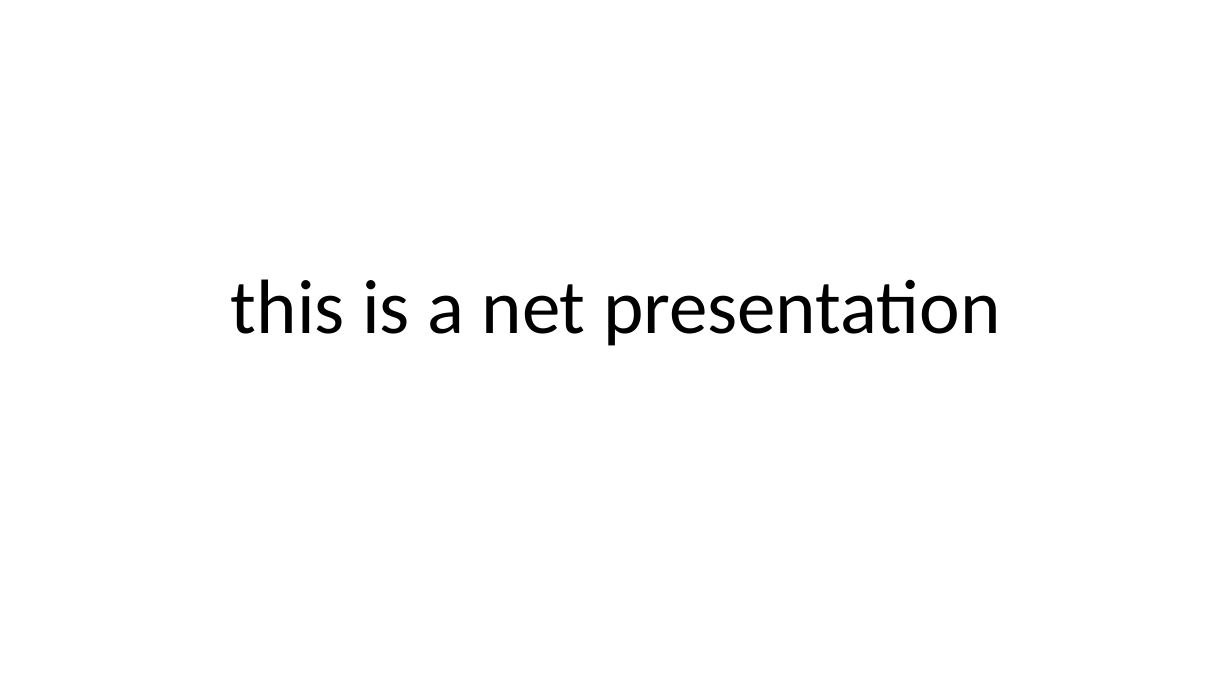
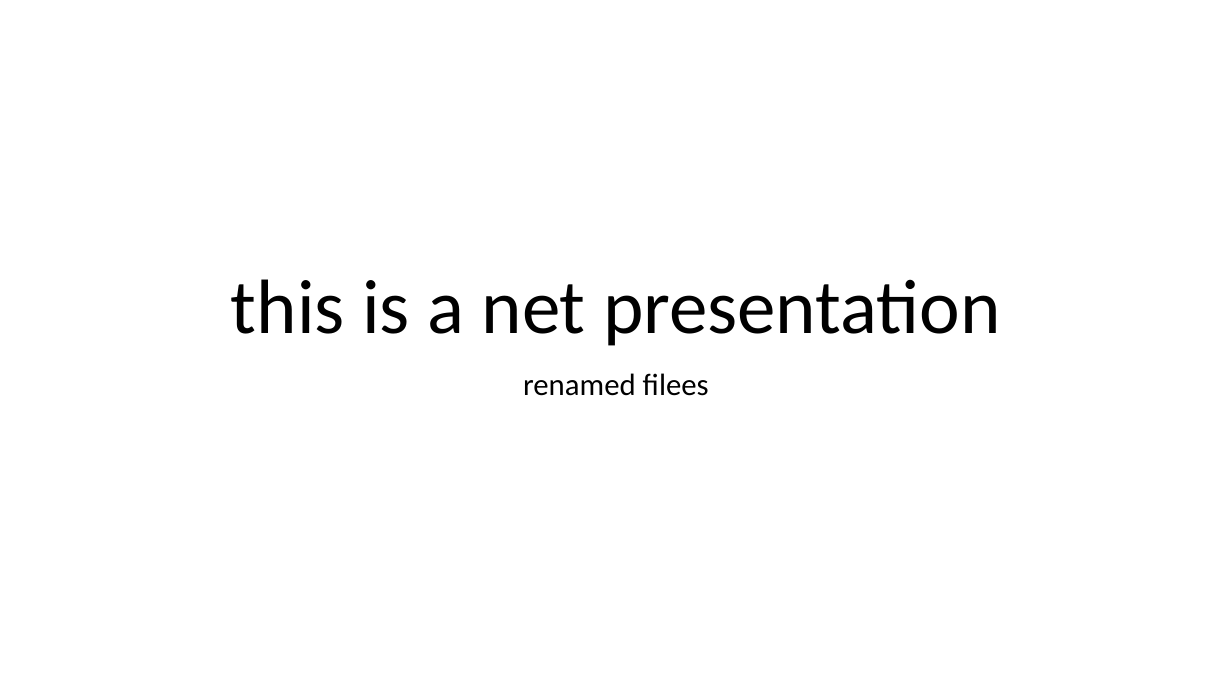
Before and after one commit to soniya7879/Git-tutoriallearning, a slide deck: slide 1 of my_presentation.pptx. Drawn at 1232x693 pixels with LibreOffice and Linux fonts; fonts in the diff are those of the drawing. Boxes give left, top, right and bottom in pixels: in the first picture for what was removed or moved away, otherwise in the second. Text is boxed around its words. In the diff, an @@ line names an element or a change of style, - is before the commit and + after.

Commit message:
this

```diff
--- a/my_presentation.pptx
+++ b/my_presentation.pptx
@@ subtitle added at (x1=523, y1=373, x2=709, y2=396), 24 pt, text #000000 @@
+renamed filees
```
